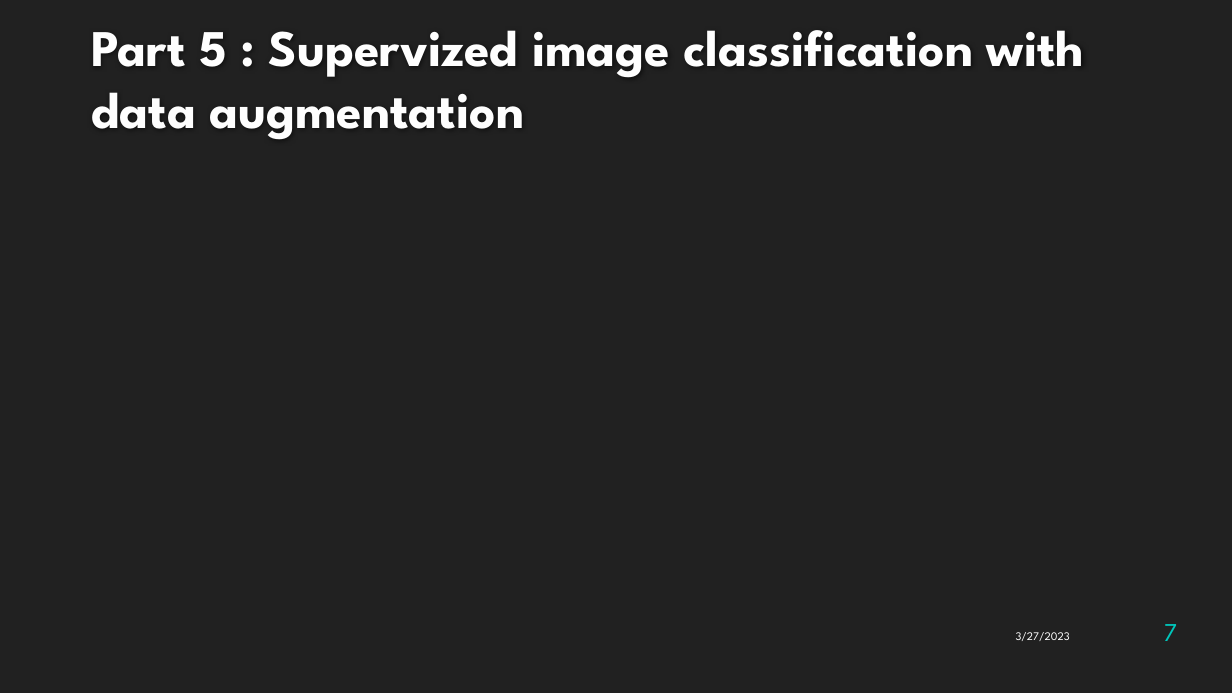
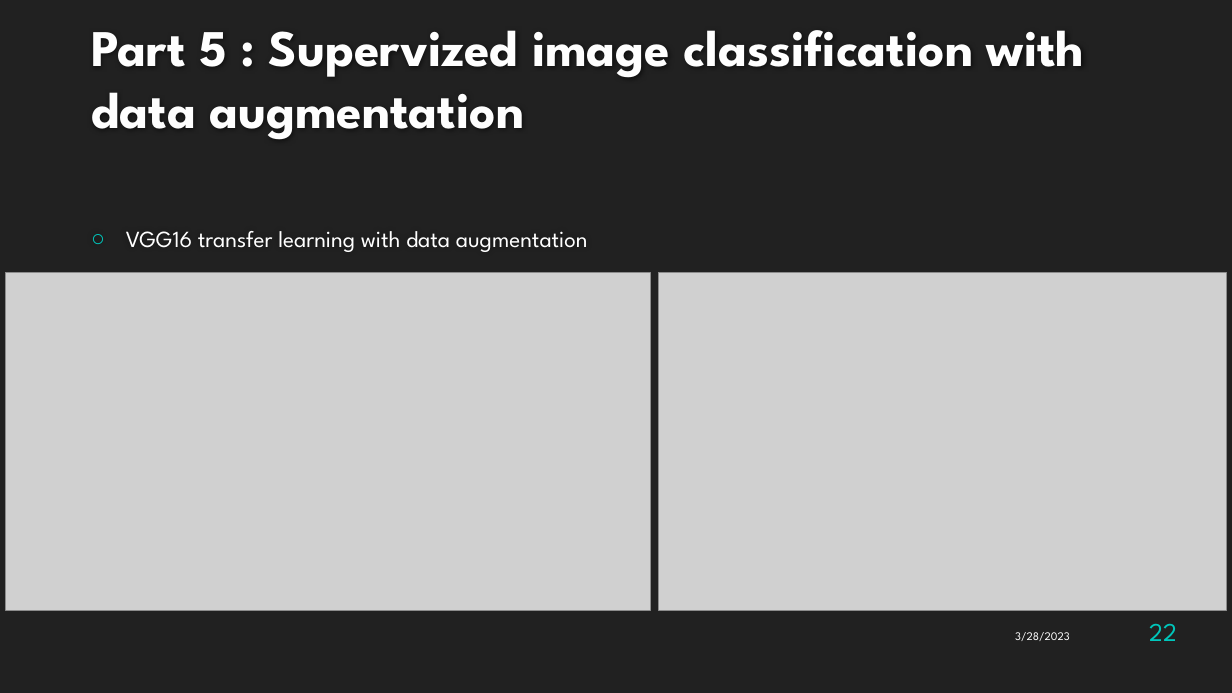
Before and after one commit to Antoine1608/OC-DS-P6-Classifiez_automatiquement_biens_consommation, a slide deck: slide 22 of Naudy_Antoine_5_presentation_032023.pptx (slide 7 before the commit). Drawn at 1232x693 pixels with LibreOffice and Linux fonts; fonts in the diff are those of the drawing; grey boxes stand for pictures; background and template pictures are left out. Boxes give left, top, right and bottom in pixels: in the first picture for what was removed or moved away, otherwise in the second. Text is boxed around its words. In the diff, an @@ line names an element or a change of style, - is before the commit and + after.

```diff
--- a/Naudy_Antoine_5_presentation_032023.pptx
+++ b/Naudy_Antoine_5_presentation_032023.pptx
@@ text added at box(126, 231, 588, 252), 18 pt, text #FFFFFF @@
+○ VGG16 transfer learning with data augmentation
@@ picture added at box(6, 273, 651, 611) @@
@@ picture added at box(659, 273, 1227, 611) @@
@@ page number at box(1149, 624, 1177, 641): text changed @@
-7
+22
@@ text at box(1015, 632, 1070, 641): text changed @@
-3/27/2023
+3/28/2023
```
Also in this commit, not shown: 8 other slides changed, 17 slides added.
